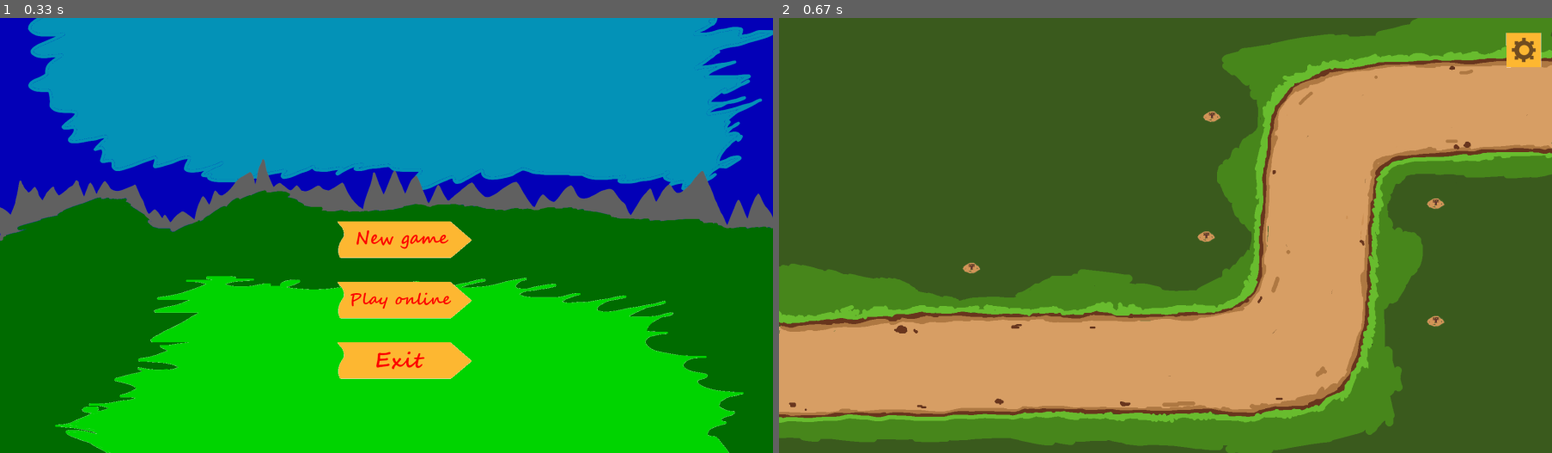
Above: before the commit, frames 1-2 (left to right).
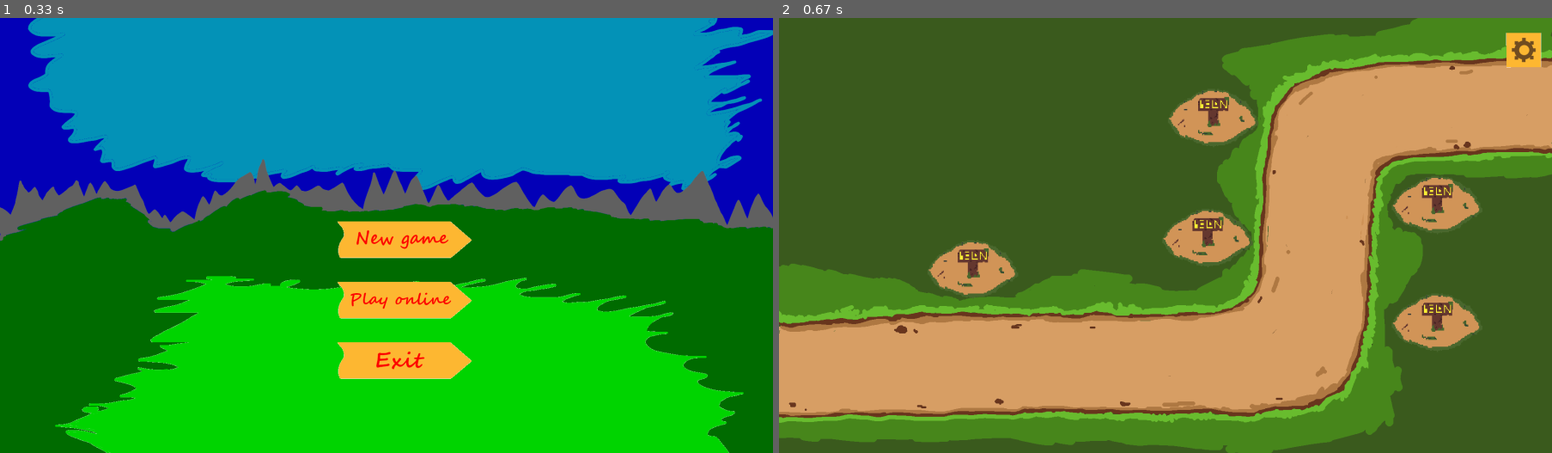
Above: after the commit, the same moments.

Repository: Fundgod/Tower_def
Game: pygame game, started from main.py
The game is run twice, just before and just after one commit, with the same random seed, the same clock (stepped at 60 frames per second) and the same inputs.
Inputs (mouse positions are in pixels of both pictures, inside the frame that each line leads up to):
- Up to frame 1 (0.33 s): no input
- Up to frame 2 (0.67 s): press the mouse at (1173, 235) at 0.37 s; move the mouse to (1049, 287) at 0.47 s; release the mouse at (925, 339) at 0.6 s

Frame 1 is identical in both runs. In frame 2, 4.5% of the frame differs, in the area x 19-91%, y 16-76%.

Commit message:
Branchs More_mobs_and_mobs_animations and new_map are merged into main

Diff:
--- a/main.py
+++ b/main.py
@@ -252,10 +252,10 @@
 
     def load_plants(self):
         plants_data = []
-        plant_image = pygame.transform.scale(load_image('sprites/plant.png', -1), (50, 50))
+        plant_image = load_image('sprites/plant.png', -1)
         with open(os.path.join(self.map.dir, 'plants.csv'), 'r') as f:
             for line in f.readlines():
-                plants_data.append(tuple(map(lambda coord: float(coord) - 25, line.rstrip().split(';'))))
+                plants_data.append(tuple(map(lambda coord: float(coord) - 125, line.rstrip().split(';'))))
                 plant_sprite = pygame.sprite.Sprite(self.plants)
                 plant_sprite.rect = pygame.Rect(*plants_data[-1], 40, 40)
                 plant_sprite.image = plant_image
